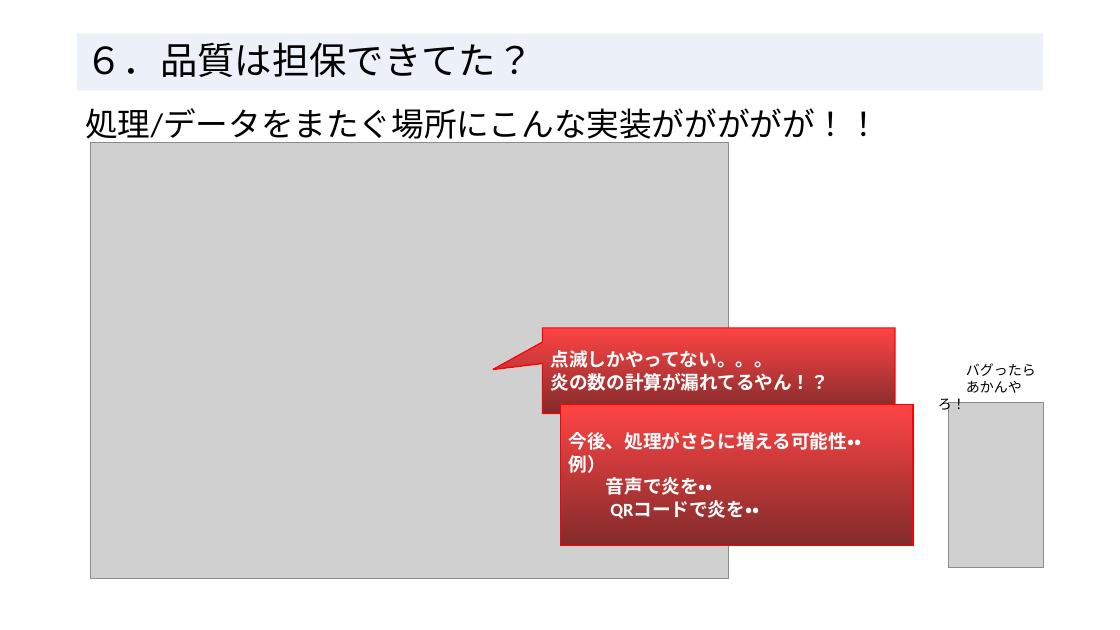
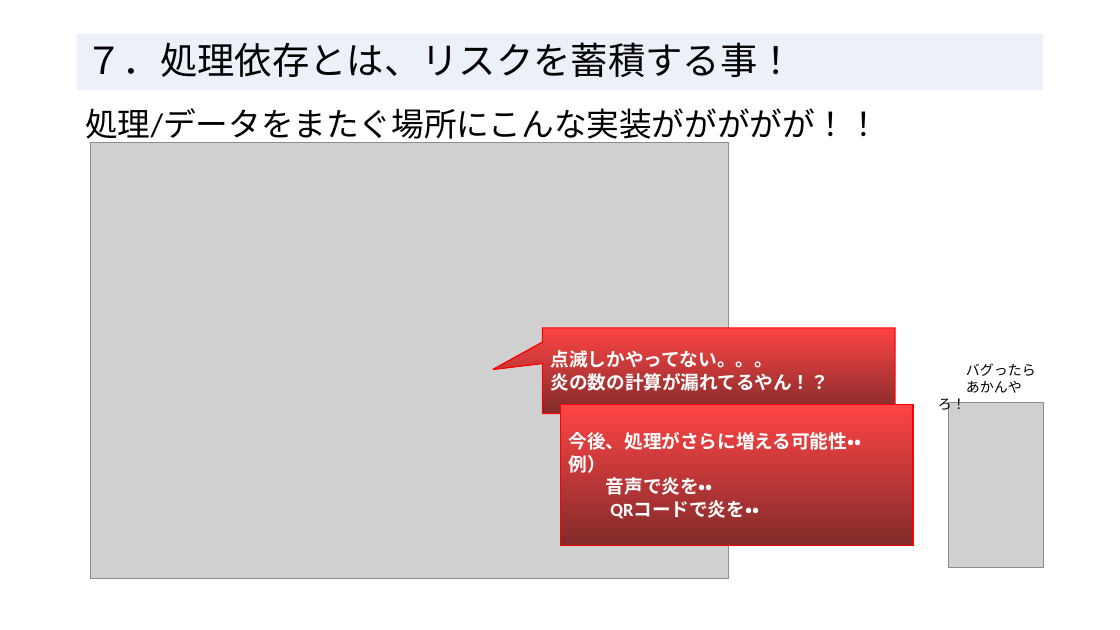
Before and after one commit to RyotoKuroki/QualityDependsOnDataApplication, a slide deck: slide 9 of 処理依存よりデータ依存_エンジニアの輪20250215.pptx (slide 8 before the commit). Drawn at 1120x630 pixels with LibreOffice and Linux fonts; fonts in the diff are those of the drawing; grey boxes stand for pictures. Boxes give left, top, right and bottom in pixels: in the first picture for what was removed or moved away, otherwise in the second. Text is boxed around its words. In the diff, an @@ line names an element or a change of style, - is before the commit and + after.

```diff
--- a/処理依存よりデータ依存_エンジニアの輪20250215.pptx
+++ b/処理依存よりデータ依存_エンジニアの輪20250215.pptx
@@ title at (x1=85, y1=42, x2=795, y2=77): text changed @@
-６．品質は担保できてた？
+７．処理依存とは、リスクを蓄積する事！
```
Also in this commit, not shown: 7 other slides changed, 1 slide added.
